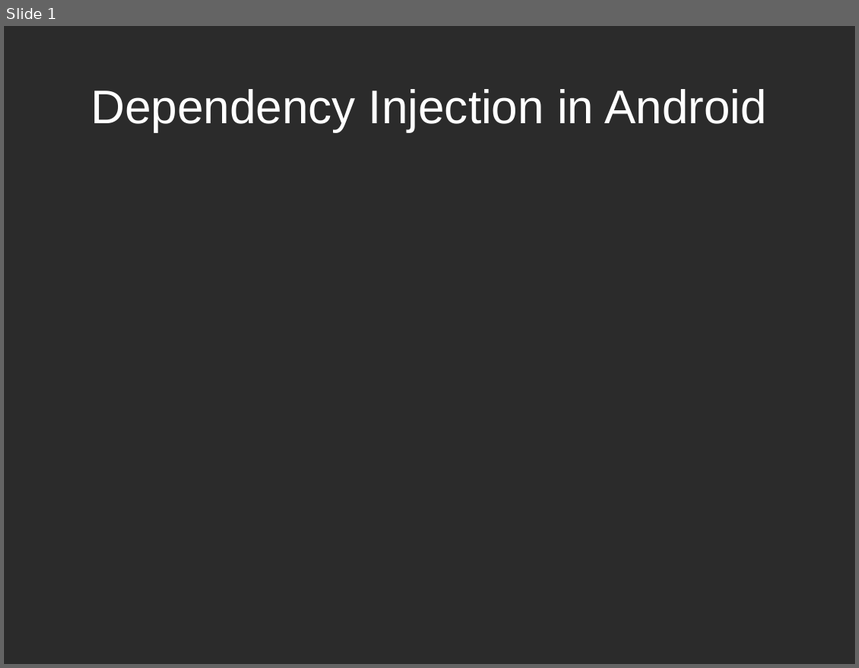
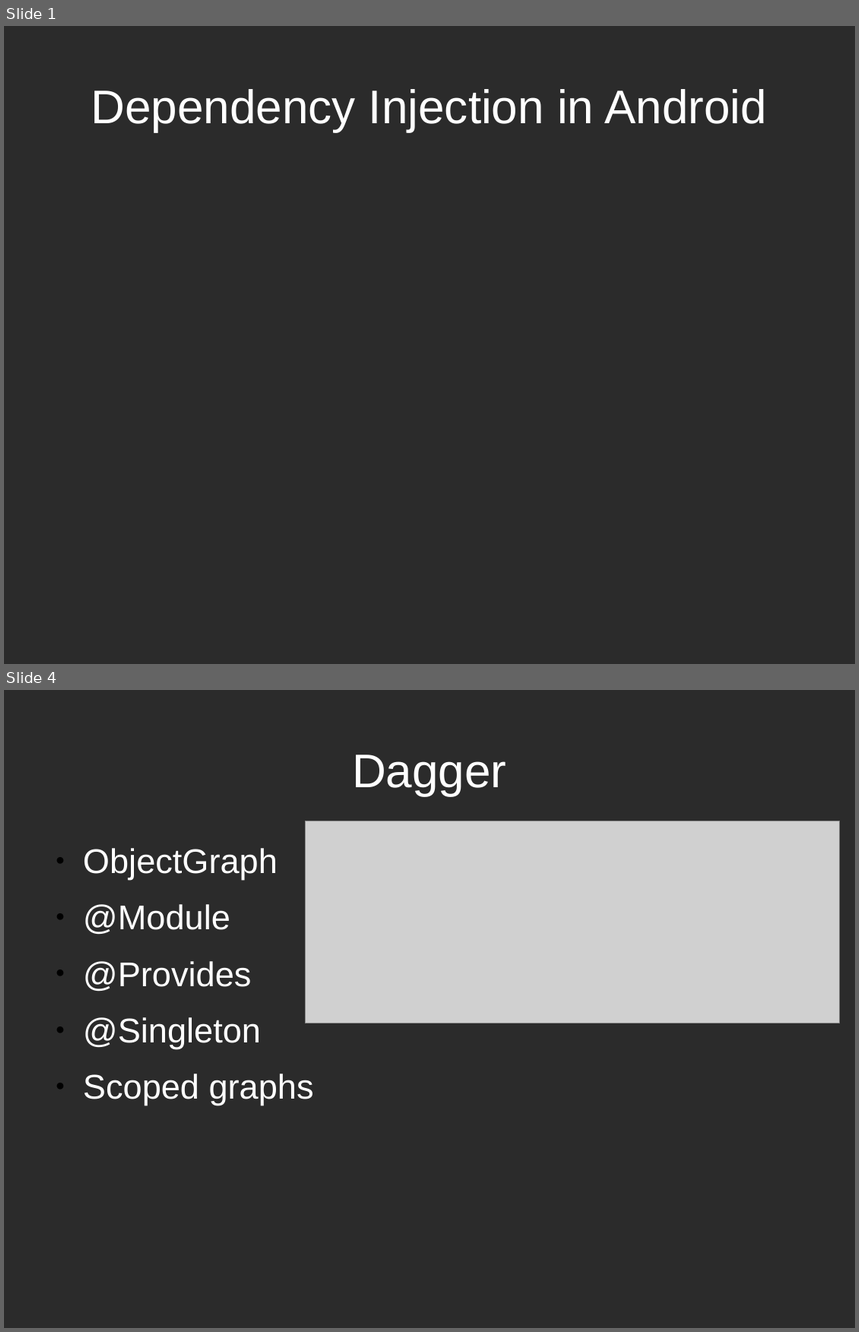
Before and after one commit to INRIX-Iurii-Okhmat/BrownBags, a slide deck: Presentation/Slides.odp. Shown one above the other, each under a label of ours: slide 1 before the commit, slides 1 and 4 after it; the slides between them are not shown. The pictures are 859x668 and 859x1332 pixels, drawn with LibreOffice and Linux fonts; fonts in the diff are those of the drawing; grey boxes stand for pictures; background and template pictures are left out; a plain dark background stands for a picture behind light text. Boxes give left, top, right and bottom in pixels: in the first picture for what was removed or moved away, otherwise in the second. Text is boxed around its words. In the diff, an @@ line names an element or a change of style, - is before the commit and + after.

Commit message:
Dagger 1 sample app.

```diff
--- a/Presentation/Slides.odp
+++ b/Presentation/Slides.odp
@@ slide 4 added at (4,690,855,1328), background picture (left out) @@
@@ title added at (352,755,507,796), 44 pt, text #FFFFFF @@
+Dagger
@@ picture added at (305,821,841,1023) @@
@@ text added at (83,848,314,1106), 32 pt, text #FFFFFF @@
+● ObjectGraph
+● @Module
+● @Provides
+● @Singleton
+● Scoped graphs
```
Also in this commit, not shown: 2 slides changed, 2 slides removed, 16 other files.
